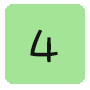
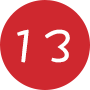
The second 90×90 image is a revision of the first. Changes to its layers:
added layer "13" (1st of 3) above "coin" over <box>17,29,70,63</box>
added layer "coin" above "13" over <box>0,0,90,90</box>
hid "4" (1st of 2) over <box>30,29,58,63</box>
hid "4" (2nd of 2) over <box>5,4,85,84</box>
